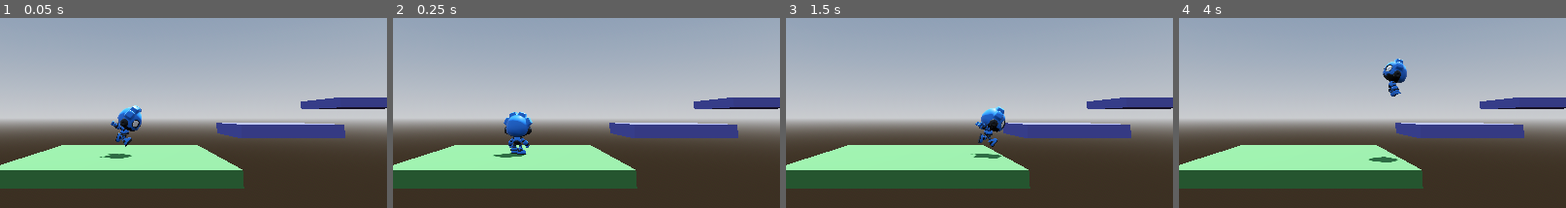
Above: before the commit, frames 1-4 (left to right).
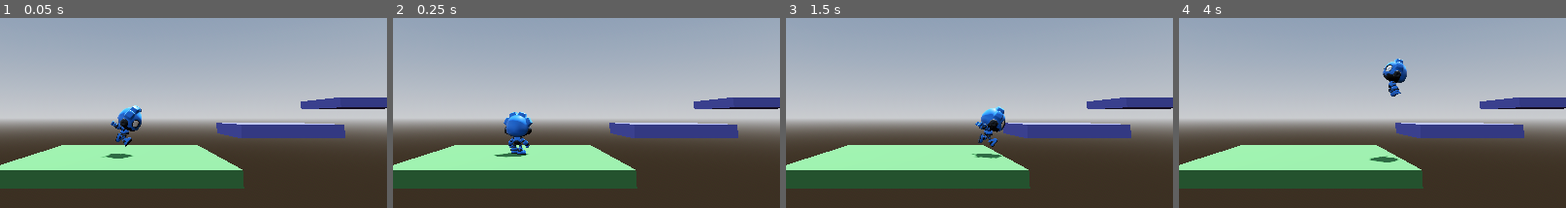
Above: after the commit, the same moments.

Repository: ZacharyEllison/rewind
Game: Godot game, scene res://scenes/main.tscn
Same seed, same stepped clock (60 frames per second), same inputs: the game is played once before the commit and once after it.
Inputs (mouse positions are % of the whole screen's width and height, from its top left):
- Up to frame 1 (0.05 s): no input
- Up to frame 2 (0.25 s): no input
- Up to frame 3 (1.5 s): tap Enter (ui_accept) at 0.5, 0.77, 1.07 s; move the mouse to (72, 37) at 0.52 s; hold Right (ui_right) 0.53-1.25 s; tap 1 at 0.6 s; click (72, 37) at 0.67 s; drag from (30, 48) to (45, 66) at 1.27 s
- Up to frame 4 (4 s): tap Enter (ui_accept) at 2, 3.77 s; move the mouse to (60, 18) at 2.02 s; hold Right (ui_right) 2.03-2.75 s; tap 3 at 2.1 s; drag from (45, 66) to (20, 26) at 2.77 s; move the mouse to (80, 60) at 3.52 s; hold Left (ui_left) from 3.53 s (still down); tap 5 at 3.6 s
The pictures show only the part of the screen within x 31-81%, y 31-81%; the shares and areas given below are measured in that part.

The runs differ from the first frame. In frame 1, 0.2% of the frame differs, in the area x 25-37%, y 47-74%; in frame 2, 0.1%; in frame 3, 0.1%; in frame 4, 0.1%.

Commit message:
Enhance movement direction handling by ensuring XRCamera3D orientation is only used when a physical controller is tracked, and improve fallback logic for desktop mode.

Diff:
--- a/assets/scripts/_systems/RobotCharacterController.gd
+++ b/assets/scripts/_systems/RobotCharacterController.gd
@@ -152,22 +152,27 @@
 	var move_dir := Vector3.ZERO
 
 	if stick.length_squared() > 0.0:
-		if xr_camera:
+		# Only use XRCamera3D orientation when a physical controller is actually tracked.
+		# In desktop mode xr_camera is non-null but its basis may be garbage from the
+		# XR runtime, causing keyboard X-axis input to collapse to zero after y-flatten.
+		var any_controller_active := (left_controller and left_controller.get_is_active()) \
+								  or (right_controller and right_controller.get_is_active())
+		if xr_camera and any_controller_active:
 			var cam_basis := xr_camera.global_transform.basis
-			# stick.x = strafe right, stick.y = forward (positive y on stick = forward = -Z)
 			move_dir = cam_basis * Vector3(stick.x, 0.0, -stick.y)
 		else:
-			# Desktop fallback: no XR camera, so use a scene Camera3D if available,
-			# otherwise fall back to world-space axes (forward = -Z, right = +X).
+			# Desktop: use the active flat Camera3D, or fall back to world-space axes.
 			var cam3d := get_viewport().get_camera_3d()
 			if cam3d:
 				var cam_basis := cam3d.global_transform.basis
 				move_dir = cam_basis * Vector3(stick.x, 0.0, -stick.y)
 			else:
-				# Pure world-space: stick.x → right (+X), stick.y → forward (-Z)
 				move_dir = Vector3(stick.x, 0.0, -stick.y)
 		move_dir.y = 0.0
-		move_dir = move_dir.normalized()
+		if move_dir.length_squared() > 0.0001:
+			move_dir = move_dir.normalized()
+		else:
+			move_dir = Vector3.ZERO
 
 	var horizontal := Vector3(velocity.x, 0.0, velocity.z)
 	var current_speed := horizontal.length()
